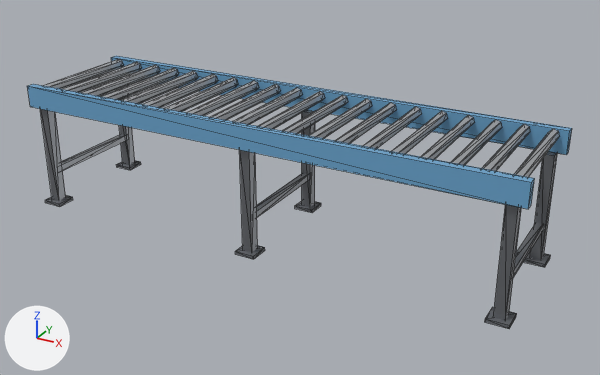
The glTF model assets/modelos3d/esteira.glb as it was, and as the next commit left it.
One viewpoint serves both versions: a camera (50 mm lens) standing at (2.22, -3.81, 2.19) and looking at (0.13, 0.01, 0.29). Every picture has the same lights, and +X, +Y and +Z are marked at lower left. The picture after the commit comes second. Mesh edges are drawn as thin lines. Where no turn or scale is listed for an object, it has been applied to the vertices. Vertices at exactly the same position are counted once.

In view in the first picture: 'estrutura', 'rolo_01', 'rolo_02', 'rolo_03', 'rolo_04', 'rolo_05', 'rolo_06', 'rolo_10', 'rolo_11', 'rolo_12', 'rolo_13', 'rolo_19' and 9 more.
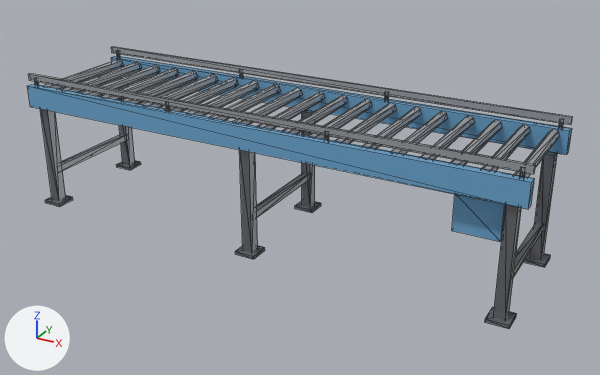
Pixel boxes [x1, y1, x2, y2] of what changed, in the pictures (600 x 375 px):
'estrutura', reshaped: before [27, 56, 572, 329]; after [27, 46, 573, 329]
part 1 of me_estrutura, added (blue): after [452, 194, 505, 242]
part 2 of me_estrutura, added: after [29, 73, 536, 174]
part 3 of me_estrutura, added: after [111, 46, 573, 125]

The change in detail:
me_estrutura is used by ob_estrutura; location (0.0, 0.0, 0.0).
me_estrutura had 136 vertices, 204 faces and spanned x -1.5..1.5, y -0.4..0.4, z 0.0..0.76.
me_estrutura now has 240 vertices, 364 faces and spans x -1.5..1.5, y -0.4..0.4, z 0.0..0.83.
me_estrutura part 1: a new loose piece, a box spanning x 1.13..1.37, y -0.3..-0.12, z 0.39..0.59, in mat_faixa (blue #72aed8).
me_estrutura part 2: a new loose piece, a box spanning x -1.5..1.5, y -0.378..-0.362, z 0.79..0.83, in mat_aco (light grey #c2c5ca).
me_estrutura part 3: a new loose piece, a box spanning x -1.5..1.5, y 0.362..0.378, z 0.79..0.83, in mat_aco (light grey #c2c5ca).
Other edits to the shape of me_estrutura do not show in these pictures.
me_estrutura gains material mat_aco (light grey #c2c5ca).
